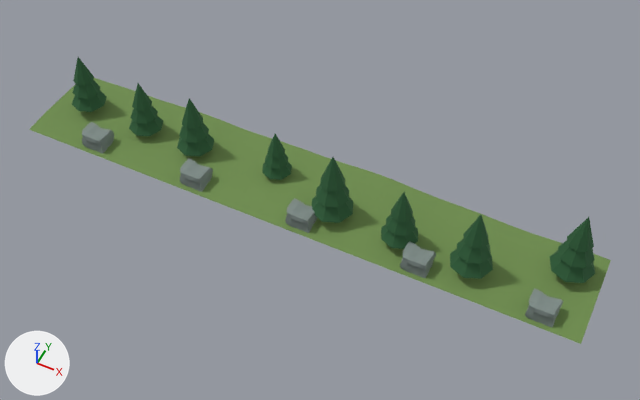
A saved change to the FBX model Assets/Integrante4/Art/China/china_bg_near.fbx.
Before and after are seen from a 50 mm lens placed at (28.6, -47.7, 65.7), pointed at (2.7, 4.1, 0.9). The lights are fixed; the arrows at lower left show +X, +Y and +Z. The older version comes first. Where no turn or scale is listed for an object, it has been applied to the vertices.

Script lines for the objects in view, before the commit:
```python
me_china_bg_near = bpy.data.meshes.new('china_bg_near')
me_china_bg_near.from_pydata(...)  # 977 vertices, 904 faces; spans x -30.0..30.0, y 0.0..10.0, z -0.1..8.4
# faces by material slot: [144, 64, 216, 480]
me_china_bg_near.materials.append(mat_china_bg_grass)  # green #6e8d4d
me_china_bg_near.materials.append(mat_china_bg_trunk)  # brown #593e2c
me_china_bg_near.materials.append(mat_china_bg_leaf)  # dark green #2b5e37
me_china_bg_near.materials.append(mat_china_bg_rock)  # grey #7e8b87
ob_china_bg_near = bpy.data.objects.new('china_bg_near', me_china_bg_near)
ob_china_bg_near.location = (0.0, 0.0, 0.0)
```
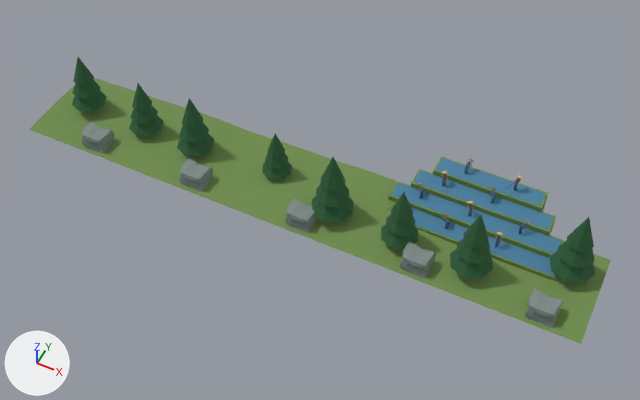
Where the change shows, as pixel boxes (x1, y1, x2, y2) in the pictures (640 x 400 px):
part 1 of me_china_bg_near, added: after (415, 225, 566, 284)
part 2 of me_china_bg_near, added (blue): after (412, 208, 560, 278)
part 3 of me_china_bg_near, added: after (388, 181, 564, 258)
part 4 of me_china_bg_near, added (blue): after (391, 183, 562, 254)
part 5 of me_china_bg_near, added: after (411, 169, 556, 236)
part 6 of me_china_bg_near, added (blue): after (414, 171, 553, 230)
part 7 of me_china_bg_near, added: after (387, 156, 548, 253)

The change, as a list of edits to the scene's bpy script:
```text
Add mat_china_bg_water:
    mat_china_bg_water = principled_material('china_bg_water')
    mat_china_bg_water.base_color = (0.0658, 0.216, 0.359)  # blue #4980a2
    mat_china_bg_water.roughness = 0.9
Add mat_china_bg_straw:
    mat_china_bg_straw = principled_material('china_bg_straw')
    mat_china_bg_straw.base_color = (0.652, 0.459, 0.151)  # beige #d3b46c
    mat_china_bg_straw.roughness = 0.85
Add mat_china_bg_skin:
    mat_china_bg_skin = principled_material('china_bg_skin')
    mat_china_bg_skin.base_color = (0.465, 0.243, 0.117)  # orange #b68760
    mat_china_bg_skin.roughness = 0.85
Add mat_china_bg_cloth:
    mat_china_bg_cloth = principled_material('china_bg_cloth')
    mat_china_bg_cloth.base_color = (0.0446, 0.101, 0.19)  # dark blue #3c5979
    mat_china_bg_cloth.roughness = 0.85
Change me_china_bg_near:
    used by ob_china_bg_near; location = (0.0, 0.0, 0.0)
    remove me_china_bg_near.from_pydata(...)  # 977 vertices, 904 faces; spans x -30.0..30.0, y 0.0..10.0, z -0.1..8.4
    add me_china_bg_near.from_pydata(...)  # 1861 vertices, 1537 faces; spans x -30.0..30.0, y 0.0..13.6, z -0.1..8.4
    me_china_bg_near part 1: a new loose piece, a box spanning x 7.0..27.0, y 5.4..7.6, z 0.0..0.6, in mat_china_bg_grass (green #6e8d4d)
    me_china_bg_near part 2: a new loose piece, a box spanning x 7.2..26.8, y 5.6..7.4, z 0.6..0.62, in mat_china_bg_water (blue #4980a2)
    me_china_bg_near part 3: a new loose piece, a box spanning x 8.5..25.5, y 7.4..9.6, z 0.0..1.2, in mat_china_bg_grass (green #6e8d4d)
    me_china_bg_near part 4: a new loose piece, a box spanning x 8.7..25.3, y 7.6..9.4, z 1.2..1.22, in mat_china_bg_water (blue #4980a2)
    me_china_bg_near part 5: a new loose piece, a box spanning x 10.0..24.0, y 9.4..11.6, z 0.0..1.8, in mat_china_bg_grass (green #6e8d4d)
    me_china_bg_near part 6: a new loose piece, a box spanning x 10.2..23.8, y 9.6..11.4, z 1.8..1.82, in mat_china_bg_water (blue #4980a2)
    me_china_bg_near part 7: 560 vertices added at x 9.1..22.5, y 5.1..13.6, z 0.0..4.1
    other edits to the shape of me_china_bg_near do not show in these pictures
    add me_china_bg_near.materials.append(mat_china_bg_water)  # blue #4980a2
    add me_china_bg_near.materials.append(mat_china_bg_cloth)  # dark blue #3c5979
    add me_china_bg_near.materials.append(mat_china_bg_skin)  # orange #b68760
    add me_china_bg_near.materials.append(mat_china_bg_straw)  # beige #d3b46c
```
